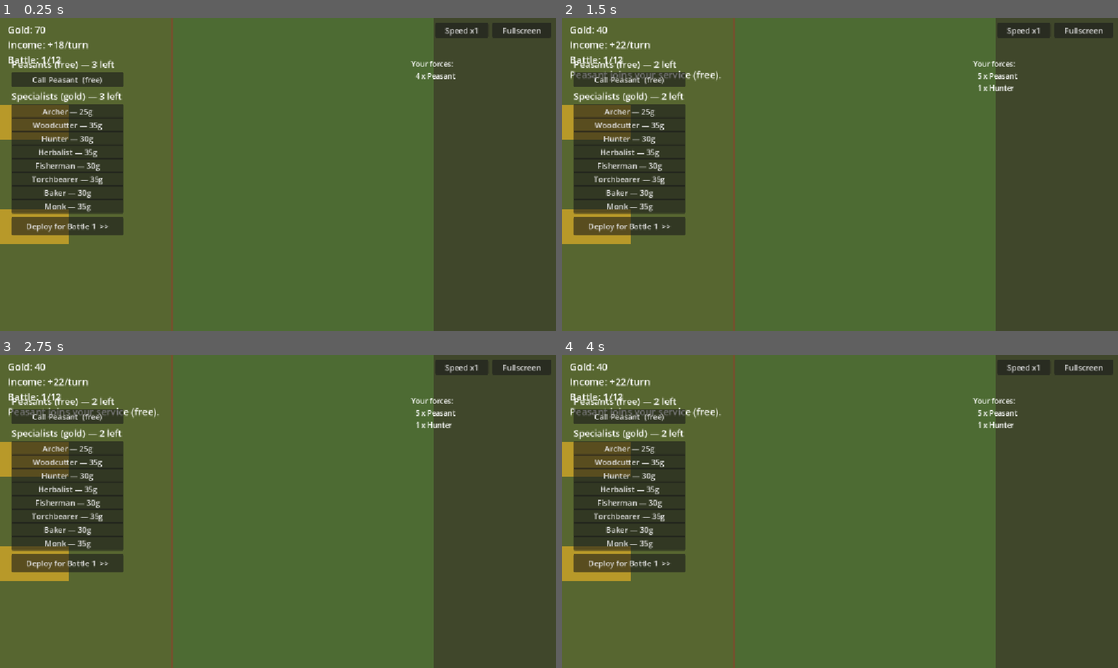
Above: before the commit, frames 1-4 (two rows, left to right).
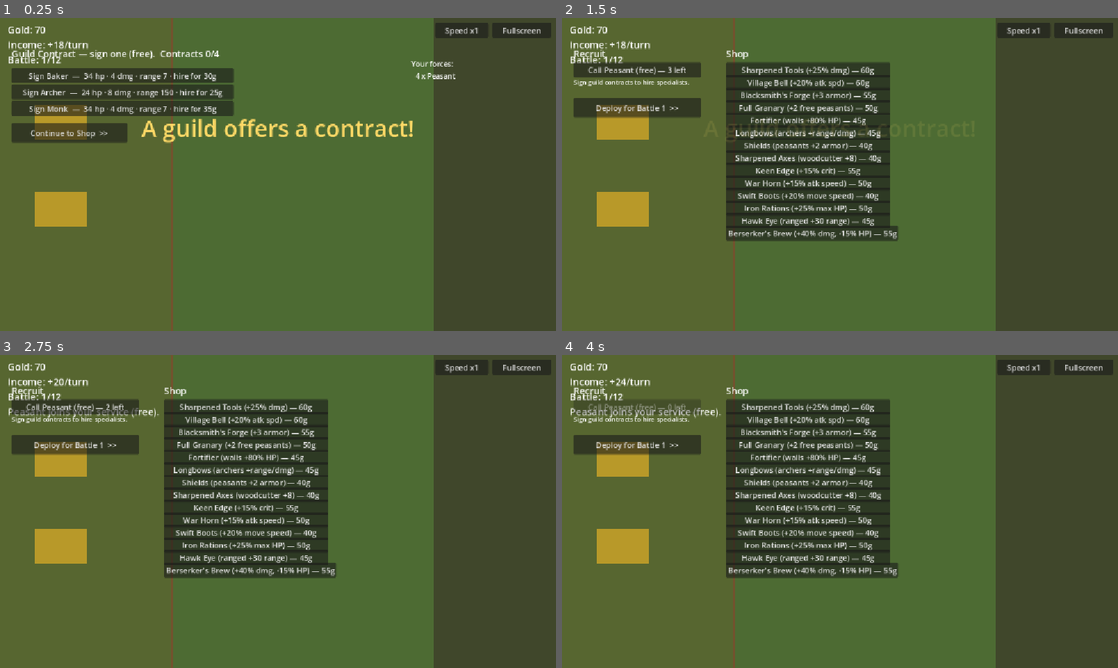
Above: after the commit, the same moments.

Repository: Jazzboy2567/protect-your-plot
Game: Godot game, scene res://Main.tscn
Same seed, same stepped clock (60 frames per second), same inputs: the game is played once before the commit and once after it.
Inputs (mouse positions are in pixels of both pictures, inside the frame that each line leads up to):
- Up to frame 1 (0.25 s): no input
- Up to frame 2 (1.5 s): click (628, 133) at 0.5 s, where only the run after the commit has a clickable "Continue to Shop >>"; click (628, 80) at 1.25 s, where only the run before the commit has a clickable "Call Peasant (free)"
- Up to frame 3 (2.75 s): click (77, 408) at 2 s, where only the run after the commit has a clickable "Call Peasant (free) — 3 left"
- Up to frame 4 (4 s): click (639, 408) at 2.75 s, where only the run after the commit has a clickable "Call Peasant (free) — 2 left"; click (639, 408) at 3.5 s, where only the run after the commit has a clickable "Call Peasant (free) — 1 left"

The runs differ from the first frame. In frame 1, 14% of the frame differs, in the area x 0-75%, y 10-73%; in frame 2, 28%, in the area x 0-82%, y 2-73%; in frame 3, 28%; in frame 4, 28%.

Commit message:
Battle-board layout (3x3 castle) + guild-contract shop pages
Part 1 — layout: castle is now a recentred 3x3 (CASTLE_GX=2, span 3),
church sits to its left, crops flank it, and units spawn to its right.

Part 2 — economy: the interlude every 4th battle (battles 1/5/9) now runs
a Guild page then a Shop+Recruit page:
- Guild: sign one free specialist contract (max 4) to UNLOCK hiring it
- Shop: recruit peasants (free, capped), hire only contracted specialists
  (gold, capped), and buy relics
- Non-interlude battles go straight to a light pre-deploy screen (no new
  recruits) — leaning into the deliberate death-spiral tension
- Phase.GUILD added; _buy refuses uncontracted specialists

Validated headless (guild->shop->deploy->battle flow, no errors).

Co-Authored-By: Claude Opus 4.8 <noreply@anthropic.com>

Diff:
--- a/scripts/GameData.gd
+++ b/scripts/GameData.gd
@@ -24,7 +24,7 @@
 	"palisade":   {"id":"palisade","name":"Palisade","hp":380,"damage":0,"range":0,"cooldown":1.0,"speed":0,"radius":15,"cost":45,"structure":true,"armor":4,"color":Color(0.46,0.33,0.19)},
 	"stone_wall": {"id":"stone_wall","name":"Stone Wall","hp":600,"damage":0,"range":0,"cooldown":1.0,"speed":0,"radius":16,"cost":70,"structure":true,"armor":8,"color":Color(0.55,0.55,0.58)},
 	"church":     {"id":"church","name":"Church","hp":300,"damage":0,"range":0,"cooldown":1.0,"speed":0,"radius":18,"cost":60,"structure":true,"armor":2,"color":Color(0.86,0.82,0.66)},
-	"castle":     {"id":"castle","name":"Castle Keep","hp":900,"damage":0,"range":0,"cooldown":1.0,"speed":0,"radius":66,"cost":0,"structure":true,"armor":5,"color":Color(0.62,0.62,0.68)},
+	"castle":     {"id":"castle","name":"Castle Keep","hp":900,"damage":0,"range":0,"cooldown":1.0,"speed":0,"radius":52,"cost":0,"structure":true,"armor":5,"color":Color(0.62,0.62,0.68)},
 
 	# --- Enemies (right side) — reddish. targets defaults to your units. ---
 	"sheep":       {"id":"sheep","name":"Sheep","hp":18,"damage":2,"range":6,"cooldown":1.2,"speed":45,"radius":8,"drop":3,"beast":true,"color":Color(0.90,0.90,0.90)},
--- a/scripts/Main.gd
+++ b/scripts/Main.gd
@@ -4,7 +4,7 @@
 # You are the landowner: hire with gold, deploy peasants (box-select + move),
 # then watch them auto-battle the incoming wave.
 
-enum Phase { SHOP, DEPLOY, BATTLE, GAMEOVER, WIN }
+enum Phase { SHOP, GUILD, DEPLOY, BATTLE, GAMEOVER, WIN }
 
 const ARENA := Vector2(1152, 648)
 const START_GOLD := 70
@@ -17,14 +17,15 @@
 const SPECIALIST_IDS := ["archer", "woodcutter", "hunter", "herbalist", "fisherman", "torchbearer", "baker", "monk"]
 const BUILDING_IDS := ["barricade", "spikes", "palisade", "stone_wall", "church"]
 const RECRUIT_CAP := 3
-
-# Tile grid over your (left) side. Buildings snap to tiles; the castle is 4x4.
+const MAX_CONTRACTS := 4
+
+# Tile grid over your (left) side. Buildings snap to tiles; the castle is 3x3.
 const TILE := 36.0
 const GRID_COLS := 10
 const GRID_ROWS := 18
-const CASTLE_GX := 0
+const CASTLE_GX := 2
 const CASTLE_GY := 7
-const CASTLE_SPAN := 4
+const CASTLE_SPAN := 3
 
 # Run-wide passive upgrades (buy once, from the Traveling Merchant every 4th battle).
 const RELIC_DEFS := {
@@ -55,6 +56,8 @@
 var rally_time: float = 0.0
 
 var relics: Array = []
+var contracts: Array = []      # specialist ids you've signed (max 4); only these are hireable
+var guild_offer: Array = []    # the specialist contracts on offer this interlude
 var peasant_recruits: int = RECRUIT_CAP
 var specialist_recruits: int = RECRUIT_CAP
 var dead_this_battle: Array = []
@@ -122,7 +125,7 @@
 	ctrl_full.pressed.connect(_toggle_fullscreen)
 	hud.add_child(ctrl_full)
 
-	buildings = [{"id": "castle", "gx": CASTLE_GX, "gy": CASTLE_GY}, {"id": "church", "gx": 1, "gy": 12}]
+	buildings = [{"id": "castle", "gx": CASTLE_GX, "gy": CASTLE_GY}, {"id": "church", "gx": 1, "gy": 8}]
 	show_shop()
 
 func is_fighting() -> bool:
@@ -141,21 +144,55 @@
 
 # ---------------------------------------------------------------- flow
 
+# Council entry point. Every 4th battle you get the Guild -> Shop interlude;
+# other rounds go straight to a light pre-deploy screen (no new recruits).
 func show_shop() -> void:
-	phase = Phase.SHOP
 	_despawn_all()
-	# Recruit allowances refill at the start of each 4-round cycle.
-	if battle_num % 4 == 1:
-		peasant_recruits = RECRUIT_CAP
-		specialist_recruits = RECRUIT_CAP
 	if army.is_empty():
 		army.append("peasant")
 		army.append("peasant")
 		info_text = "Your land lies empty — 2 peasants volunteer."
+	if is_interlude():
+		peasant_recruits = RECRUIT_CAP
+		specialist_recruits = RECRUIT_CAP
+		guild_offer = _make_guild_offer()
+		open_guild()
+	else:
+		open_predeploy()
+
+func is_interlude() -> bool:
+	return (battle_num - 1) % 4 == 0   # battles 1, 5, 9
+
+func _make_guild_offer() -> Array:
+	var pool: Array = []
+	for id in SPECIALIST_IDS:
+		if not (id in contracts):
+			pool.append(id)
+	pool.shuffle()
+	return pool.slice(0, mini(3, pool.size()))
+
+func open_guild() -> void:
+	phase = Phase.GUILD
+	_build_guild_ui()
+	flash_banner("A guild offers a contract!", Color(1, 0.85, 0.4))
+	_update_top()
+
+func open_shop() -> void:
+	phase = Phase.SHOP
 	_build_shop_ui()
-	if battle_num % 4 == 0:
-		flash_banner("A traveling merchant has arrived!", Color(1, 0.85, 0.4))
-	_update_top()
+	_update_top()
+
+func open_predeploy() -> void:
+	phase = Phase.SHOP
+	_build_predeploy_ui()
+	_update_top()
+
+func _sign_contract(id: String) -> void:
+	if contracts.size() < MAX_CONTRACTS and not (id in contracts):
+		contracts.append(id)
+		info_text = "Signed with the %s — you can now hire them." % GameData.UNITS[id]["name"]
+	guild_offer = []
+	open_shop()
 
 func start_deploy() -> void:
 	phase = Phase.DEPLOY
@@ -234,10 +271,12 @@
 	rally_cd = 0.0
 	rally_time = 0.0
 	relics = []
+	contracts = []
+	guild_offer = []
 	peasant_recruits = RECRUIT_CAP
 	specialist_recruits = RECRUIT_CAP
 	dead_this_battle = []
-	buildings = [{"id": "castle", "gx": CASTLE_GX, "gy": CASTLE_GY}, {"id": "church", "gx": 1, "gy": 12}]
+	buildings = [{"id": "castle", "gx": CASTLE_GX, "gy": CASTLE_GY}, {"id": "church", "gx": 1, "gy": 8}]
 	_build_sel = ""
 	info_text = ""
 	show_shop()
@@ -252,7 +291,7 @@
 		var u := _make_unit(id, 0)
 		var col := fight_i / 8
 		var row := fight_i % 8
-		u.position = Vector2(150 + col * 36 + randf_range(-6, 6), 130 + row * 52 + randf_range(-8, 8))
+		u.position = Vector2(215 + col * 34 + randf_range(-6, 6), 120 + row * 52 + randf_range(-8, 8))
 		fight_i += 1
 		u.command_point = u.position
 		_apply_relics(u)
@@ -263,7 +302,7 @@
 	if "full_granary" in relics:
 		for k in 2:
 			var f := _make_unit("peasant", 0)
-			f.position = Vector2(90 + randf_range(-6, 6), 220 + k * 50 + fight_i * 4)
+			f.position = Vector2(40 + randf_range(-6, 6), 300 + k * 50)
 			f.command_point = f.position
 			_apply_relics(f)
 			world.add_child(f)
@@ -605,44 +644,76 @@
 
 # ---------------------------------------------------------------- UI
 
+# The Guild page: sign one free contract to unlock hiring that specialist.
+func _build_guild_ui() -> void:
+	_clear_panel()
+	_shop_header("Guild Contract — sign one (free).  Contracts %d/%d" % [contracts.size(), MAX_CONTRACTS], 24, 60)
+	var x := 24.0
+	var y := 104.0
+	if contracts.size() >= MAX_CONTRACTS or guild_offer.is_empty():
+		var l := Label.new()
+		l.text = "No new guilds are visiting." if contracts.size() < MAX_CONTRACTS else "All 4 contract slots are full."
+		l.position = Vector2(x, y)
+		l.mouse_filter = Control.MOUSE_FILTER_IGNORE
+		panel.add_child(l)
+		y += 36
+	else:
+		for id in guild_offer:
+			var d: Dictionary = GameData.UNITS[id]
+			var txt := "Sign %s  —  %d hp · %d dmg · range %d · hire for %dg" % [d["name"], int(d["hp"]), int(d["damage"]), int(d["range"]), int(d["cost"])]
+			_mk_button(txt, Vector2(x, y), Vector2(460, 30), func(): _sign_contract(id))
+			y += 34
+	y += 12
+	_mk_button("Continue to Shop  >>", Vector2(x, y), Vector2(240, 40), open_shop)
+	_build_roster_label()
+
+# The Shop + Recruit page (interlude): recruit peasants, hire contracted
+# specialists, buy relics, then deploy.
 func _build_shop_ui() -> void:
 	_clear_panel()
-
-	# ---- Left column: recruits (peasants free/capped, specialists paid/capped) ----
 	var x := 24.0
-	var y := 82.0
-	_shop_header("Peasants (free) — %d left" % peasant_recruits, x, y)
-	y += 30
-	for id in PEASANT_IDS:
-		var b := _mk_button("Call %s  (free)" % GameData.UNITS[id]["name"], Vector2(x, y), Vector2(232, 26), func(): _buy(id))
-		b.disabled = peasant_recruits <= 0
+	var y := 60.0
+	_shop_header("Recruit", x, y)
+	y += 32
+	var pb := _mk_button("Call Peasant (free) — %d left" % peasant_recruits, Vector2(x, y), Vector2(264, 26), func(): _buy("peasant"))
+	pb.disabled = peasant_recruits <= 0
+	y += 32
+	if contracts.is_empty():
+		var l := Label.new()
+		l.text = "Sign guild contracts to hire specialists."
+		l.position = Vector2(x, y)
+		l.add_theme_font_size_override("font_size", 13)
+		l.mouse_filter = Control.MOUSE_FILTER_IGNORE
+		panel.add_child(l)
 		y += 28
-	y += 8
-	_shop_header("Specialists (gold) — %d left" % specialist_recruits, x, y)
-	y += 30
-	for id in SPECIALIST_IDS:
-		var cost: int = GameData.UNITS[id]["cost"]
-		var b := _mk_button("%s — %dg" % [GameData.UNITS[id]["name"], cost], Vector2(x, y), Vector2(232, 26), func(): _buy(id))
-		b.disabled = specialist_recruits <= 0 or gold < cost
-		y += 28
-	y += 10
-	_mk_button("Deploy for Battle %d  >>" % battle_num, Vector2(x, y), Vector2(232, 38), start_deploy)
-
-	# ---- Right column: merchant relics every 4th battle, else roster ----
-	if battle_num % 4 == 0:
-		var rx := 560.0
-		var ry := 82.0
-		_shop_header("Traveling Merchant — Relics", rx, ry)
-		ry += 30
-		for id in RELIC_DEFS:
-			if id in relics:
-				continue
-			var d: Dictionary = RELIC_DEFS[id]
-			var b := _mk_button("%s — %dg" % [d["name"], d["cost"]], Vector2(rx, ry), Vector2(310, 24), func(): _buy_relic(id))
-			b.disabled = gold < int(d["cost"])
-			ry += 26
 	else:
-		_build_roster_label()
+		for id in contracts:
+			var cost: int = GameData.UNITS[id]["cost"]
+			var b := _mk_button("%s — %dg  (%d left)" % [GameData.UNITS[id]["name"], cost, specialist_recruits], Vector2(x, y), Vector2(264, 26), func(): _buy(id))
+			b.disabled = specialist_recruits <= 0 or gold < cost
+			y += 28
+	y += 14
+	_mk_button("Deploy for Battle %d  >>" % battle_num, Vector2(x, y), Vector2(264, 40), start_deploy)
+
+	# Relic shop on the right.
+	var rx := 340.0
+	var ry := 60.0
+	_shop_header("Shop", rx, ry)
+	ry += 32
+	for id in RELIC_DEFS:
+		if id in relics:
+			continue
+		var d: Dictionary = RELIC_DEFS[id]
+		var b := _mk_button("%s — %dg" % [d["name"], d["cost"]], Vector2(rx, ry), Vector2(340, 24), func(): _buy_relic(id))
+		b.disabled = gold < int(d["cost"])
+		ry += 26
+
+# Non-interlude rounds: no shopping — just deploy your standing force.
+func _build_predeploy_ui() -> void:
+	_clear_panel()
+	_shop_header("Battle %d — hold the line (recruiting returns every 4th battle)" % battle_num, 24, 60)
+	_mk_button("Deploy for Battle %d  >>" % battle_num, Vector2(24, 108), Vector2(264, 40), start_deploy)
+	_build_roster_label()
 
 func _shop_header(text: String, x: float, y: float) -> void:
 	var l := Label.new()
@@ -664,7 +735,7 @@
 func _build_deploy_ui() -> void:
 	_clear_panel()
 	var hint := Label.new()
-	hint.text = "DEPLOY — Move Units: drag a box to select, click a spot to send them (works mid-battle too).\nOr pick a building and click a tile on your side to place it. Walls block enemies until destroyed."
+	hint.text = "DEPLOY — Move Units: drag a box to select, click a spot to send them (set up now; the battle then plays out).\nOr pick a building and click a tile on your side to place it. Walls block enemies until destroyed."
 	hint.position = Vector2(16, 44)
 	hint.add_theme_font_size_override("font_size", 14)
 	hint.mouse_filter = Control.MOUSE_FILTER_IGNORE
@@ -787,7 +858,9 @@
 			army.append(id)
 			info_text = "%s joins your service (free)." % uname
 	elif id in SPECIALIST_IDS:
-		if specialist_recruits <= 0:
+		if not (id in contracts):
+			info_text = "Sign the %s guild's contract first." % uname
+		elif specialist_recruits <= 0:
 			info_text = "No more specialists will join this cycle."
 		elif gold < cost:
 			info_text = "Not enough gold for %s." % uname
